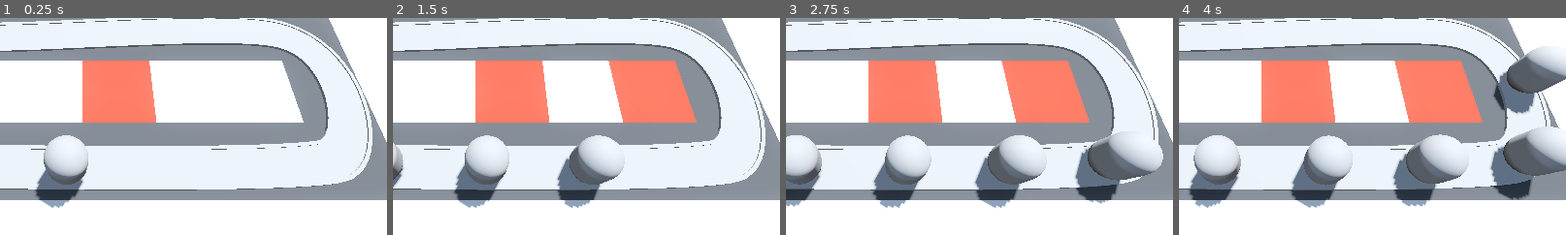
Above: before the commit, frames 1-4 (left to right).
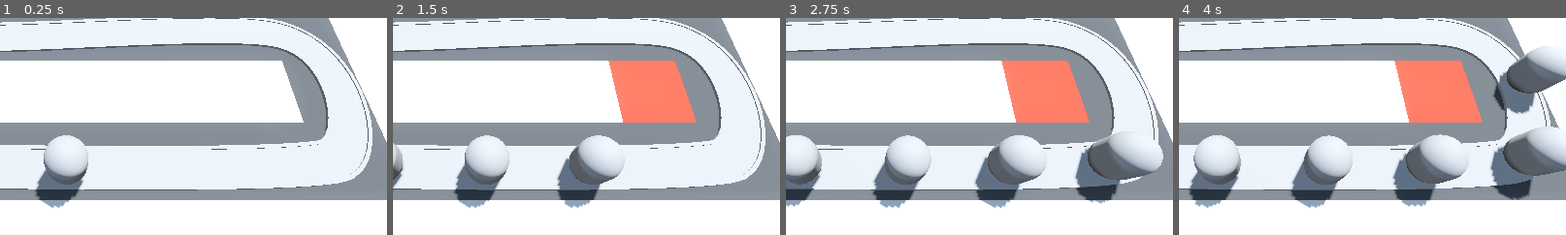
Above: after the commit, the same moments.

Repository: DapperMongoose/BarbarianBlaster
Game: Godot game, scene res://BaseLevel.tscn
Same seed, same stepped clock (60 frames per second), same inputs: the game is played once before the commit and once after it.
Inputs (mouse positions are % of the whole screen's width and height, from its top left):
- Up to frame 1 (0.25 s): no input
- Up to frame 2 (1.5 s): move the mouse to (72, 45) at 0.52 s; press the mouse at (72, 45) at 0.53 s; move the mouse to (30, 55) at 1.27 s; release the mouse at (30, 55) at 1.28 s; click (30, 55) at 1.35 s
- Up to frame 3 (2.75 s): move the mouse to (60, 28) at 2.02 s; press the mouse at (60, 28) at 2.03 s
- Up to frame 4 (4 s): move the mouse to (45, 70) at 2.77 s; release the mouse at (45, 70) at 2.78 s; click (45, 70) at 2.85 s; move the mouse to (80, 65) at 3.52 s; press the mouse at (80, 65) at 3.53 s
The pictures show only the part of the screen within x 39-89%, y 31-81%; the shares and areas given below are measured in that part.

The runs differ from the first frame. In frame 1, 5.2% of the frame differs, in the area x 21-41%, y 19-49%; in frame 2, 5.2%; in frame 3, 5.2%; in frame 4, 5.2%.

Commit message:
completed clicks and cursors lesson

Diff:
--- a/RayPickerCamera/ray_picker_camera.gd
+++ b/RayPickerCamera/ray_picker_camera.gd
@@ -9,10 +9,15 @@
 	var mouse_position: Vector2 = get_viewport().get_mouse_position()
 	ray_cast_3d.target_position = project_local_ray_normal(mouse_position) * 100.0
 	ray_cast_3d.force_raycast_update()
+
 	if ray_cast_3d.is_colliding():
+		Input.set_default_cursor_shape(Input.CURSOR_POINTING_HAND)
 		var collider = ray_cast_3d.get_collider()
 		if collider is GridMap:
-			var collision_point = ray_cast_3d.get_collision_point()
-			var cell = gridmap.local_to_map(collision_point)
-			if gridmap.get_cell_item(cell) == 0:
-				gridmap.set_cell_item(cell, 1)
+			if Input.is_action_pressed("click"):
+				var collision_point = ray_cast_3d.get_collision_point()
+				var cell = gridmap.local_to_map(collision_point)
+				if gridmap.get_cell_item(cell) == 0:
+					gridmap.set_cell_item(cell, 1)
+	else:
+		Input.set_default_cursor_shape(Input.CURSOR_ARROW)
--- a/project.godot
+++ b/project.godot
@@ -14,3 +14,11 @@
 run/main_scene="res://BaseLevel.tscn"
 config/features=PackedStringArray("4.2", "Forward Plus")
 config/icon="res://icon.svg"
+
+[input]
+
+click={
+"deadzone": 0.5,
+"events": [Object(InputEventMouseButton,"resource_local_to_scene":false,"resource_name":"","device":-1,"window_id":0,"alt_pressed":false,"shift_pressed":false,"ctrl_pressed":false,"meta_pressed":false,"button_mask":1,"position":Vector2(350, 19),"global_position":Vector2(354, 60),"factor":1.0,"button_index":1,"canceled":false,"pressed":true,"double_click":false,"script":null)
+]
+}
